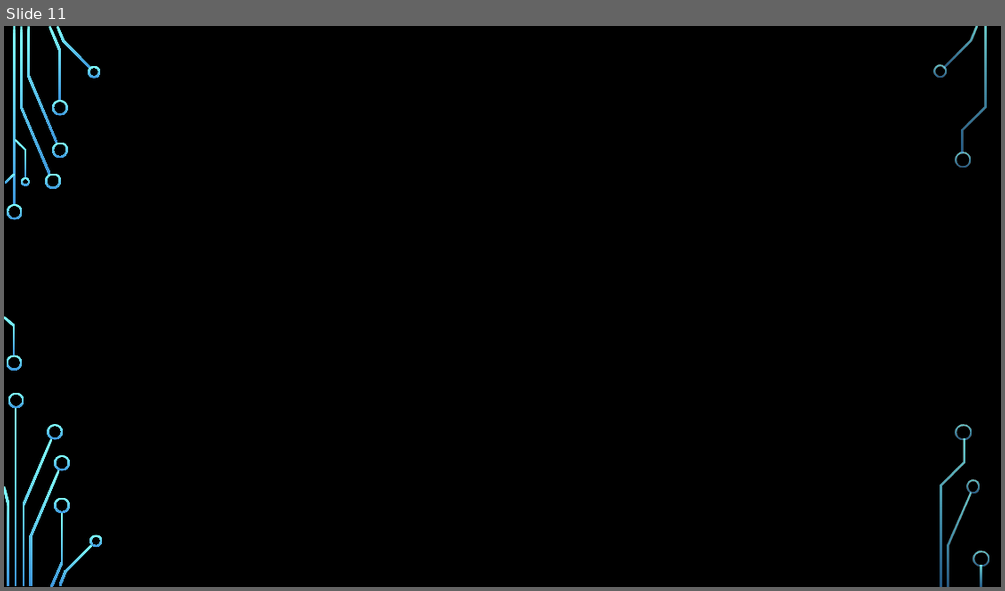
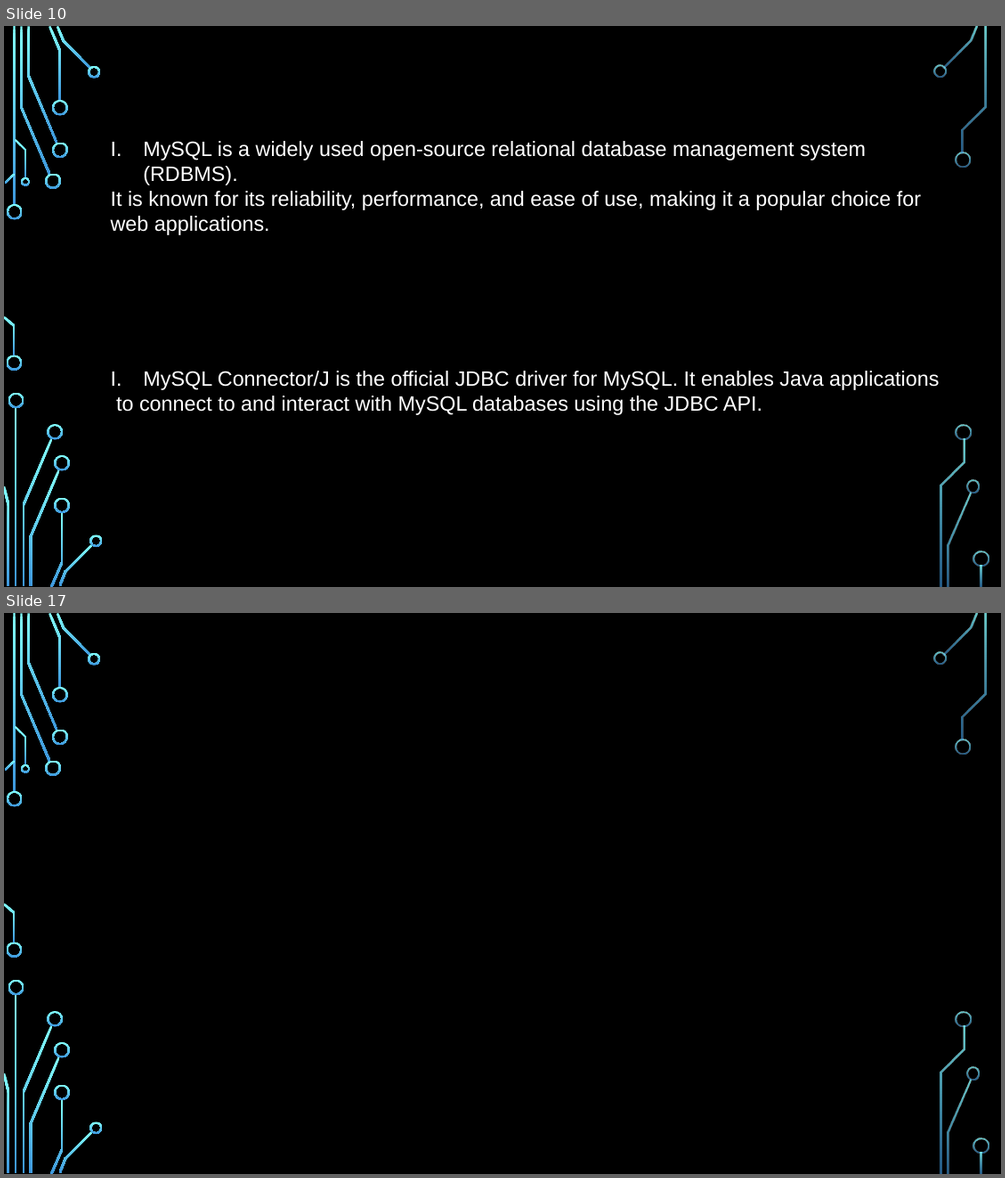
Before and after one commit to iamVishal8947/Campus-Canteen-Management-System, a slide deck: Ppts/CMS presentation.pptx. Shown one above the other, each under a label of ours: slide 11 before the commit, slides 10 and 17 after it; the slides between them are not shown. The pictures are 1005x591 and 1005x1178 pixels, drawn with LibreOffice and Linux fonts; fonts in the diff are those of the drawing; background and template pictures are left out. Boxes give left, top, right and bottom in pixels: in the first picture for what was removed or moved away, otherwise in the second. Text is boxed around its words. In the diff, an @@ line names an element or a change of style, - is before the commit and + after.

```diff
--- a/Ppts/CMS presentation.pptx
+++ b/Ppts/CMS presentation.pptx
@@ slide 10 added at (x1=4, y1=26, x2=1001, y2=587), background picture (left out); not listed: 36 template elements that a slide beside it also shows @@
@@ text added at (x1=111, y1=141, x2=921, y2=235), 20 pt, text #FFFFFF @@
+• MySQL :
+I. MySQL is a widely used open-source relational database management system (RDBMS).
+It is known for its reliability, performance, and ease of use, making it a popular choice for
+web applications.
@@ text added at (x1=116, y1=370, x2=938, y2=415), 20 pt, text #FFFFFF @@
+• MySQL J-connector :
+I. MySQL Connector/J is the official JDBC driver for MySQL. It enables Java applications
+to connect to and interact with MySQL databases using the JDBC API.
@@ what was slide 11 is now slide 17 @@
```
Also in this commit, not shown: 7 slides changed, 6 other slides added, 1 slide removed.
